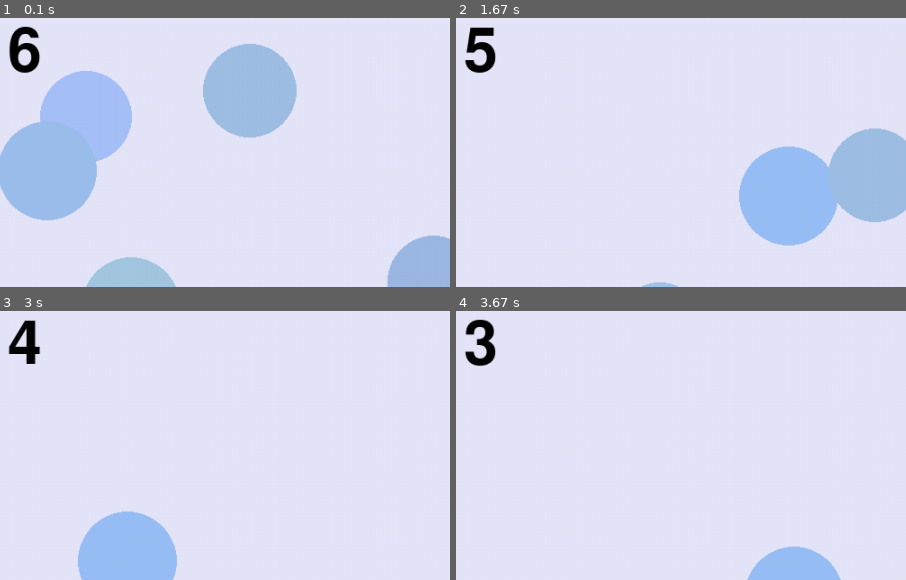
Above: before the commit, frames 1-4 (two rows, left to right).
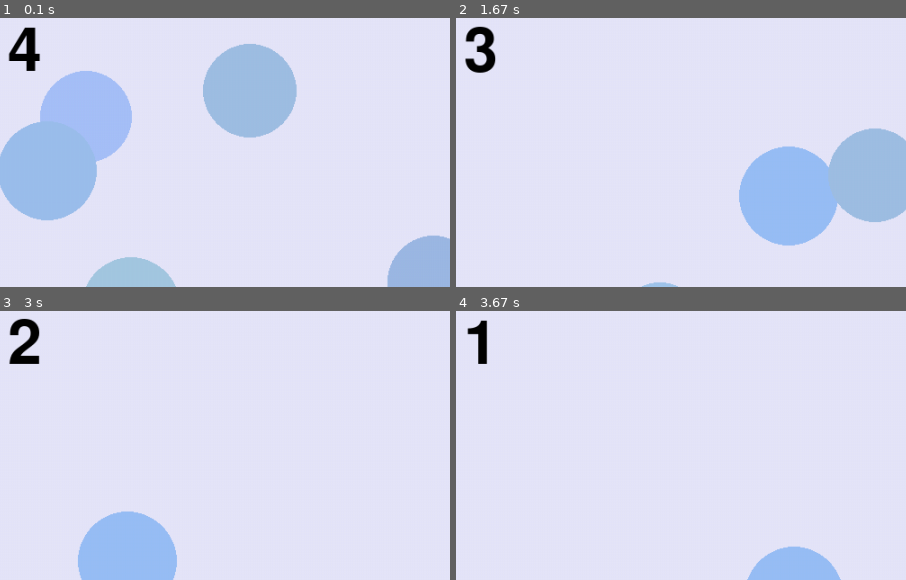
Above: after the commit, the same moments.

Repository: rhit-catapult/pygameproject-caffeinerush
Game: pygame game, started from Task 2.py
The game is run twice, just before and just after one commit, with the same random seed, the same clock (stepped at 60 frames per second) and the same inputs.
Inputs (mouse positions are % of the whole screen's width and height, from its top left):
- Up to frame 1 (0.1 s): no input
- Up to frame 2 (1.67 s): click (50, 50) at 0.38 s; click (60, 72) at 0.72 s; click (87, 85) at 1.05 s; click (45, 76) at 1.38 s
- Up to frame 3 (3 s): click (50, 62) at 1.72 s; click (85, 76) at 2.55 s
- Up to frame 4 (3.67 s): click (72, 25) at 3.22 s
The pictures show only the part of the screen within x 3-53%, y 2-52%; the shares and areas given below are measured in that part.

The runs differ from the first frame. In frame 1, 0.7% of the frame differs, in the area x 1-9%, y 2-21%; in frame 2, 0.4%; in frame 3, 0.8%, in the area x 1-9%, y 2-20%; in frame 4, 0.7%.

Commit message:
test commit

Diff:
--- a/Task 2.py
+++ b/Task 2.py
@@ -53,7 +53,7 @@
     text_color = (0, 0, 0)
     screen_width = 1000
     screen_height = 600
-    countdown_seconds = 7
+    countdown_seconds = 5
     start_time = pygame.time.get_ticks()  # Get initial time in milliseconds
     timer_font = pygame.font.Font(None, 100)
     timer_text = ""
